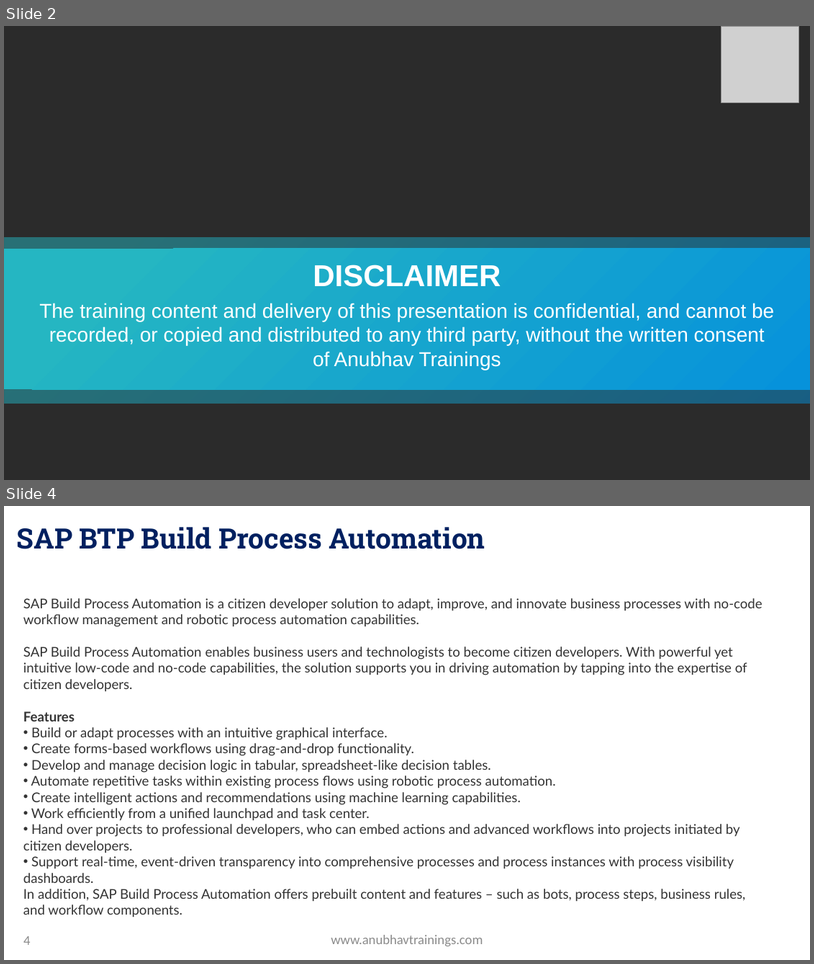
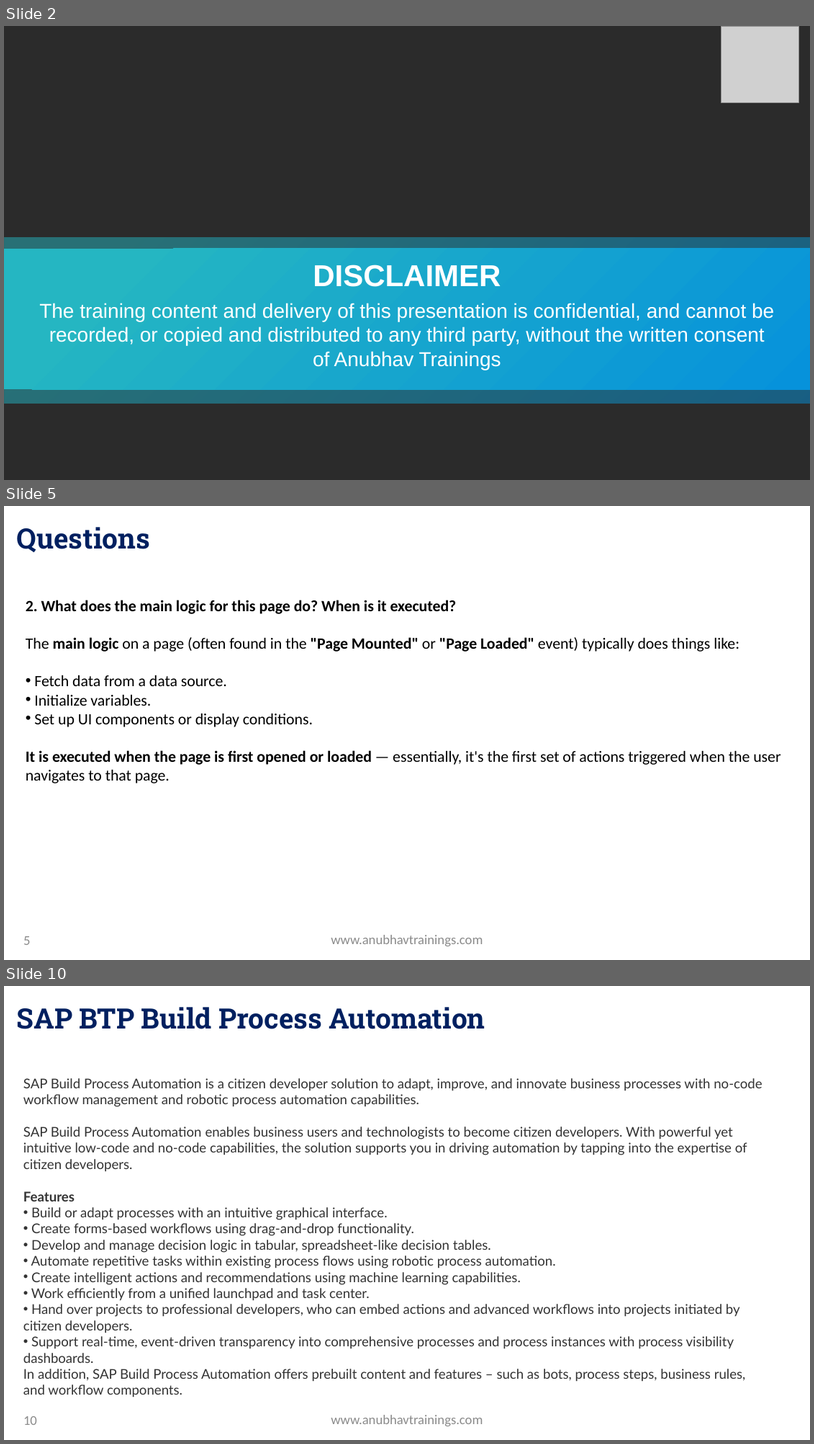
Before and after one commit to soyuztechnologies/SAP_BTP_Build_Apps_Training, a slide deck: Day 7/Day 7 -Build Apps Training.pptx. Shown one above the other, each under a label of ours: slides 2 and 4 before the commit, slides 2, 5 and 10 after it; the slides between them are not shown. The pictures are 814x964 and 814x1444 pixels, drawn with LibreOffice and Linux fonts; fonts in the diff are those of the drawing; grey boxes stand for pictures; background and template pictures are left out; a plain dark background stands for a picture behind light text. Boxes give left, top, right and bottom in pixels: in the first picture for what was removed or moved away, otherwise in the second. Text is boxed around its words. In the diff, an @@ line names an element or a change of style, - is before the commit and + after.

```diff
--- a/Day 7/Day 7 -Build Apps Training.pptx
+++ b/Day 7/Day 7 -Build Apps Training.pptx
@@ slide 5 added at (4,506,810,960), background picture (left out) @@
@@ title added at (17,527,150,552), 33.3 pt, text gradient #002060 to #0070C0, bold @@
+Questions
@@ text added at (26,600,781,783), 18.7 pt, text #000000 @@
+2. What does the main logic for this page do? When is it executed?
+The main logic on a page (often found in the "Page Mounted" or "Page Loaded" event) typically does things like:
+• Fetch data from a data source.
+• Initialize variables.
+• Set up UI components or display conditions.
+It is executed when the page is first opened or loaded — essentially, it's the first set of actions triggered when the user navigates to that page.
@@ page number added at (23,936,30,944), 16 pt, text #8C8C8C @@
+5
@@ text added at (331,934,483,946), 16 pt, text #8C8C8C @@
+www.anubhavtrainings.com
@@ what was slide 4 is now slide 10 @@
@@ page number at (23,1416,37,1424): text changed @@
-4
+10
```
Also in this commit, not shown: 1 slide changed, 5 other slides added, 1 other file.
